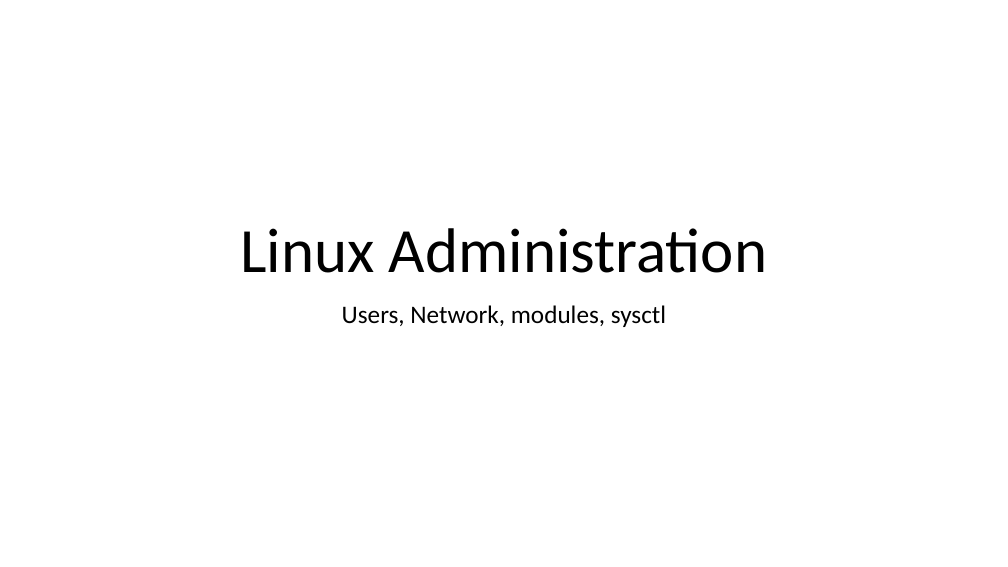
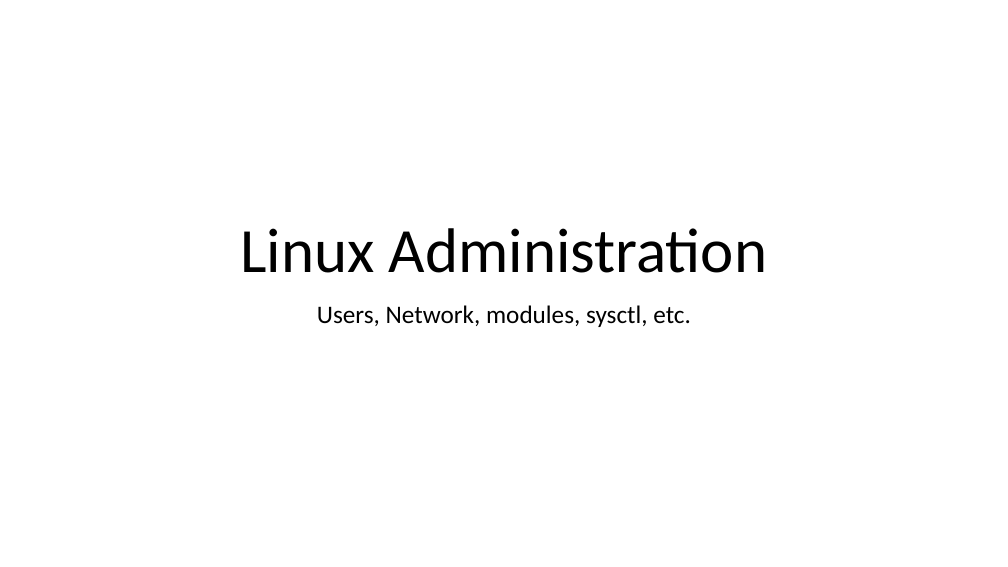
Before and after one commit to CsteerDevops1/lectures_devops2, a slide deck: slide 1 of LinuxAdm/LinuxAdm3.pptx. Drawn at 1008x567 pixels with LibreOffice and Linux fonts; fonts in the diff are those of the drawing. Boxes give left, top, right and bottom in pixels: in the first picture for what was removed or moved away, otherwise in the second. Text is boxed around its words. In the diff, an @@ line names an element or a change of style, - is before the commit and + after.

Commit message:
Added users lecture and homework

```diff
--- a/LinuxAdm/LinuxAdm3.pptx
+++ b/LinuxAdm/LinuxAdm3.pptx
@@ subtitle at (317, 305, 691, 327): text changed @@
-Users, Network, modules, sysctl
+Users, Network, modules, sysctl, etc.
```
Also in this commit, not shown: 17 slides added, 1 slide removed, 1 other file.
